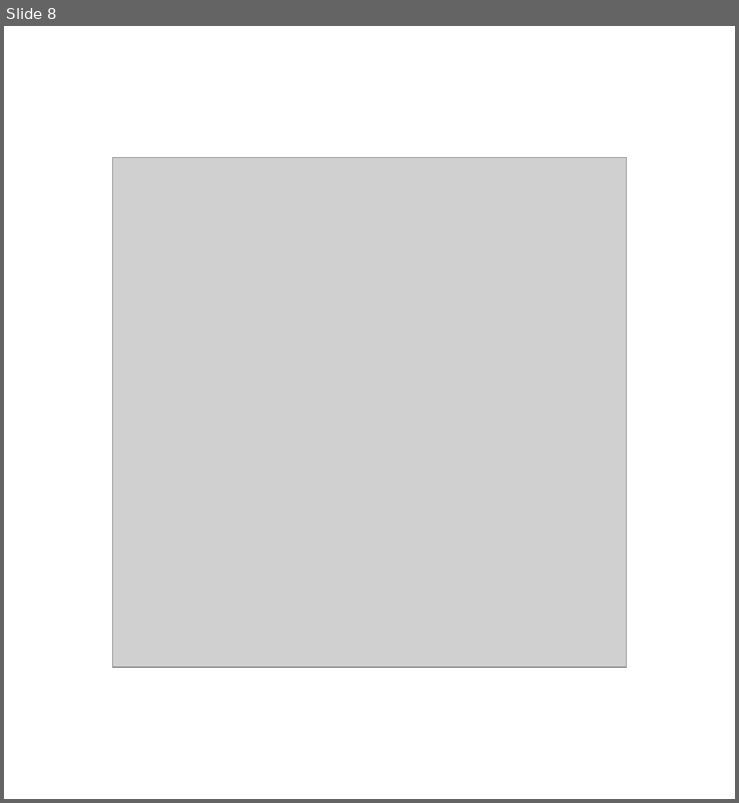
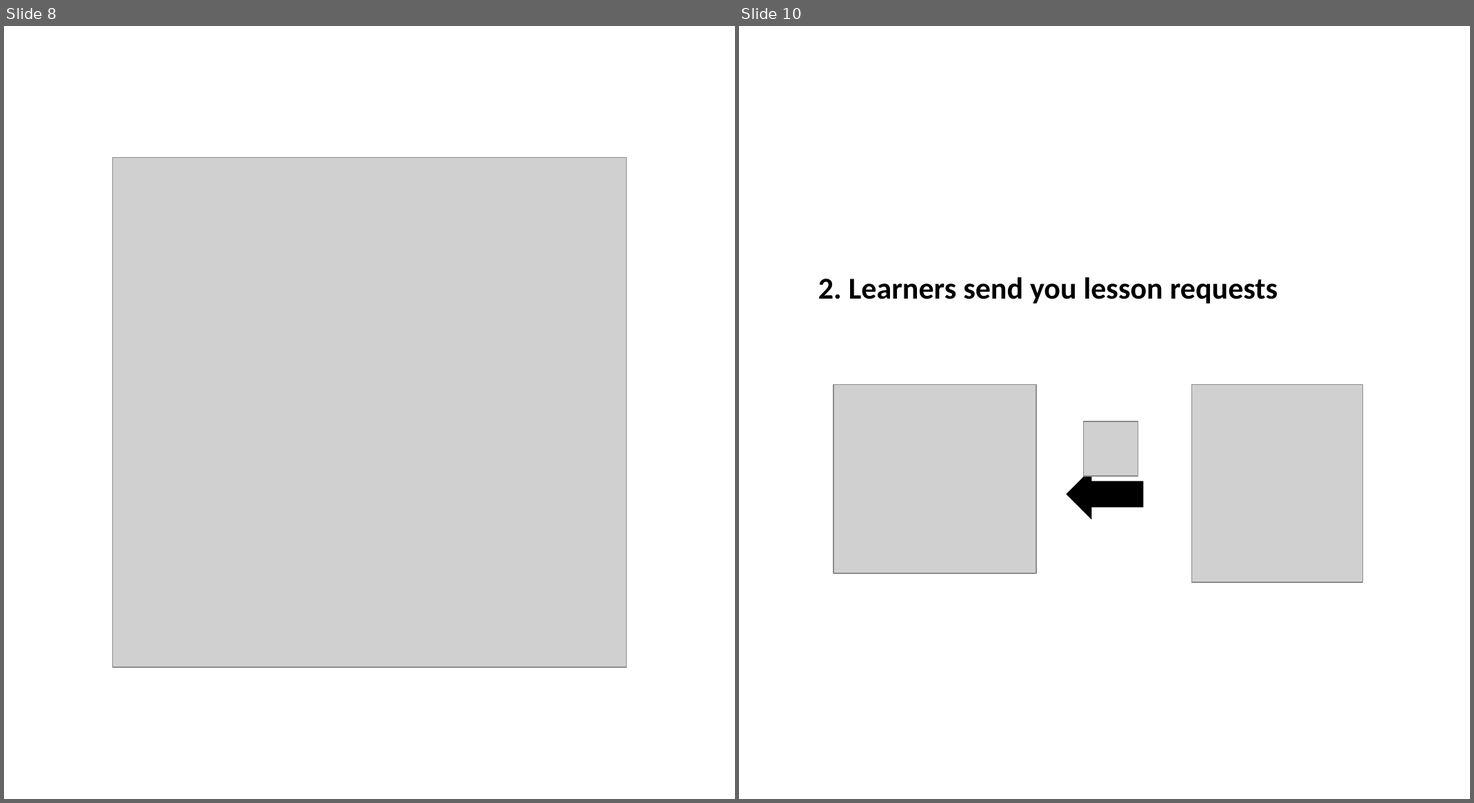
Before and after one commit to teamCairo/convas, a slide deck: zz_document/project_Parfait/XX_conceptUI.pptx. Shown side by side, each under a label of ours: slide 8 before the commit, slides 8 and 10 after it; the slides between them are not shown. The pictures are 739x803 and 1474x803 pixels, drawn with LibreOffice and Linux fonts; fonts in the diff are those of the drawing; grey boxes stand for pictures. Boxes give left, top, right and bottom in pixels: in the first picture for what was removed or moved away, otherwise in the second. Text is boxed around its words. In the diff, an @@ line names an element or a change of style, - is before the commit and + after.

```diff
--- a/zz_document/project_Parfait/XX_conceptUI.pptx
+++ b/zz_document/project_Parfait/XX_conceptUI.pptx
@@ slide 10 added at <box>739,26,1470,799</box>, background #FFFFFF @@
@@ rectangle added at <box>808,227,1410,345</box>, fill #FFFFFF, outline #FFFFFF 1 pt, 21.2 pt, text #000000, bold @@
+2. Learners send you lesson requests
@@ picture added at <box>834,385,1036,573</box> @@
@@ picture added at <box>1192,385,1363,582</box> @@
@@ picture added at <box>1084,421,1139,476</box> @@
@@ left arrow added at <box>1065,466,1145,523</box>, fill #000000, outline #FFFFFF 1.5 pt @@
```
Also in this commit, not shown: 5 other slides added, 32 other files.
